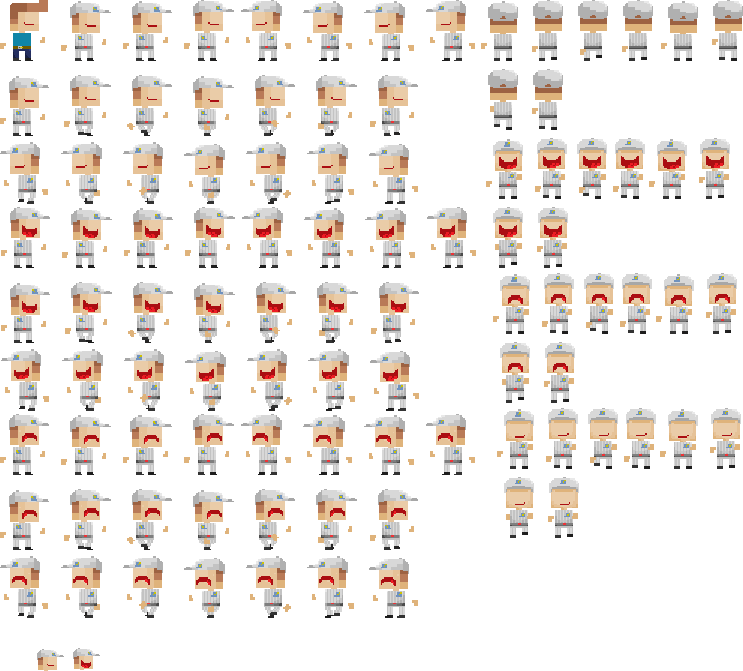
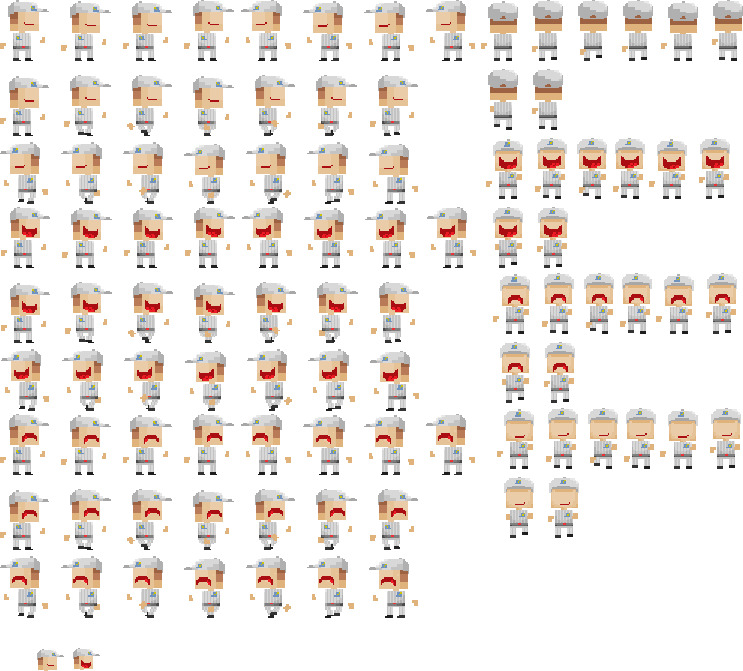
Layer changes from the first 743x671 image to the second:
added layer "Capa 11" above "Capa 10" over [13, 33, 31, 34]
added layer "Capa 10" above "Capa 12" over [13, 34, 31, 61]
renamed "Capa 8" to "Capa 12", moved it above "Capa 9", painted on it over [8, 0, 49, 17]
removed layer "Capa 7" over [8, 0, 157, 61]
painted on "Capa 9" over [8, 0, 157, 61]
